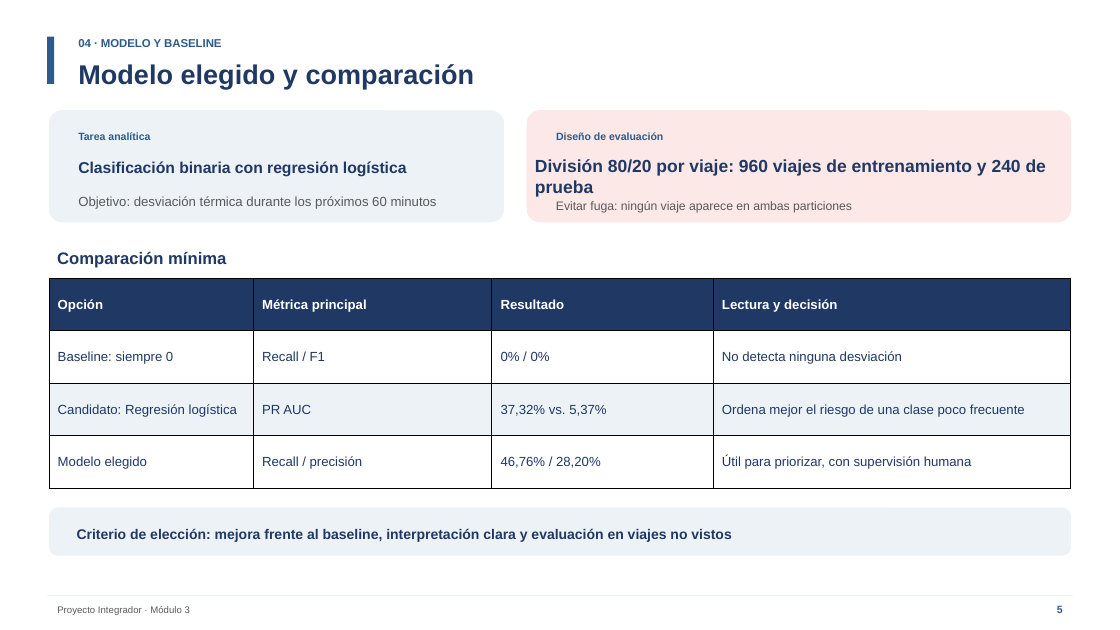
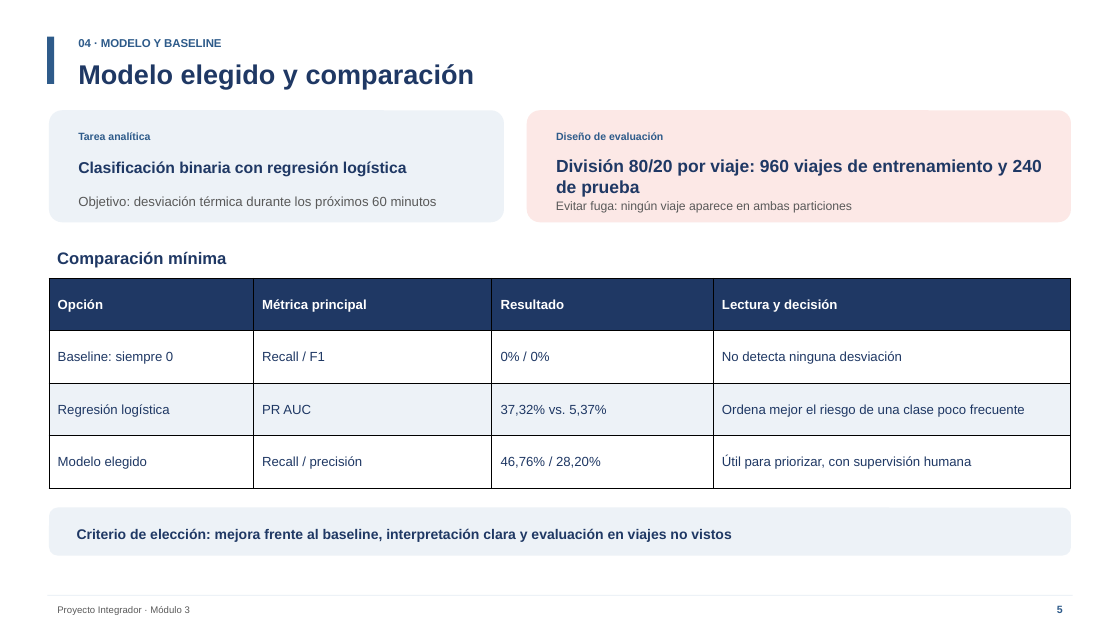
Before and after one commit to remrodri/practicasNotebookColab, a slide deck: slide 5 of proyecto-integradorV3/06-Documentacion/Presentacion_Final_AndinaLog_03B.pptx. Drawn at 1120x630 pixels with LibreOffice and Linux fonts; fonts in the diff are those of the drawing. Boxes give left, top, right and bottom in pixels: in the first picture for what was removed or moved away, otherwise in the second. Text is boxed around its words. In the diff, an @@ line names an element or a change of style, - is before the commit and + after.

```diff
--- a/proyecto-integradorV3/06-Documentacion/Presentacion_Final_AndinaLog_03B.pptx
+++ b/proyecto-integradorV3/06-Documentacion/Presentacion_Final_AndinaLog_03B.pptx
@@ text "División 80/20 por viaje: 960 ..." rewrapped from bbox=[535, 159, 1046, 197] to bbox=[556, 159, 1042, 197] @@
@@ table at bbox=[49, 278, 1071, 488] @@
-row 3, column 1: Candidato: Regresión logística
+row 3, column 1: Regresión logística
```
Also in this commit, not shown: 8 other slides changed, 1 slide added, 1 slide removed, 3 other files.
